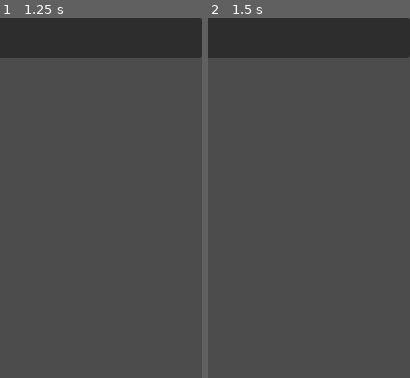
Above: before the commit, frames 1-2 (left to right).
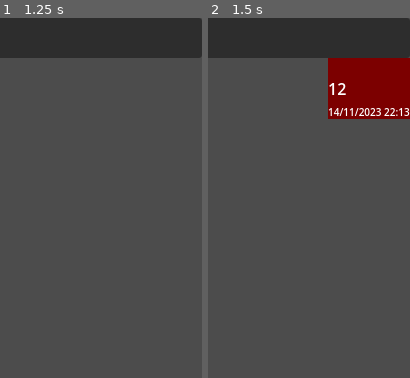
Above: after the commit, the same moments.

Repository: Abbion/CyberCrushMobileApp
Game: Godot game, scene res://scenes/custom_controlls/chat_message_board.tscn
Same seed, same stepped clock (60 frames per second), same inputs: the game is played once before the commit and once after it. This scene is started directly instead of the project's main scene.
Inputs (mouse positions are % of the whole screen's width and height, from its top left):
- Up to frame 1 (1.25 s): click (45, 97) at 0.52 s; type "12" at 0.6 s
- Up to frame 2 (1.5 s): click ">" at 1.25 s
The pictures show only the part of the screen within x 50-100%, y 0-50%; the shares and areas given below are measured in that part.

Frame 1 is identical in both runs. In frame 2, 6.9% of the frame differs, in the area x 59-100%, y 11-29%.

Commit message:
Message entires scaling fix

Diff:
--- a/scenes/custom_controlls/chat_message_board.tscn
+++ b/scenes/custom_controlls/chat_message_board.tscn
@@ -61,10 +61,9 @@
 horizontal_scroll_mode = 0
 
 [node name="message_log" type="VBoxContainer" parent="board/scroll_message_log"]
-modulate = Color(1, 1, 1, 0)
-custom_minimum_size = Vector2(1, 1)
 layout_mode = 2
 size_flags_horizontal = 3
+size_flags_vertical = 3
 
 [node name="message_panel" type="HBoxContainer" parent="board"]
 custom_minimum_size = Vector2(0, 40)
--- a/scenes/custom_controlls/chat_message_entry.tscn
+++ b/scenes/custom_controlls/chat_message_entry.tscn
@@ -3,7 +3,7 @@
 [ext_resource type="Script" uid="uid://brnrfuo3a4xlg" path="res://scripts/chat_message_entry_script.gd" id="1_7xolx"]
 
 [node name="chat_message_entry" type="PanelContainer"]
-anchors_preset = 10
+anchors_preset = -1
 anchor_right = 1.0
 offset_bottom = 61.0
 grow_horizontal = 2
@@ -12,6 +12,7 @@
 message_text = "Null"
 timestamp_text = "null"
 sender_username = "null"
+metadata/_edit_use_anchors_ = true
 
 [node name="message_background" type="ColorRect" parent="."]
 clip_contents = true
@@ -20,6 +21,7 @@
 
 [node name="message_container" type="VBoxContainer" parent="."]
 layout_mode = 2
+size_flags_horizontal = 9
 theme_override_constants/separation = 5
 
 [node name="sender_username_label" type="Label" parent="message_container"]
--- a/scripts/chat_message_board_script.gd
+++ b/scripts/chat_message_board_script.gd
@@ -6,8 +6,8 @@
 var chat_admin: String
 var message_queue: Array
 
-@onready var message_scroll_log = $board/scroll_message_log
-@onready var message_log: VBoxContainer = $board/scroll_message_log/message_log
+@onready var message_scroll_log: ScrollContainer = $board/scroll_message_log
+@onready var message_log: VBoxContainer  = $board/scroll_message_log/message_log
 @onready var title: Label = $board/top_panel/HBoxContainer/title
 @onready var message_input: TextEdit = $board/message_panel/message_input
 @onready var chat_settings_button: Button = $board/top_panel/HBoxContainer/chat_settings_button
@@ -165,10 +165,13 @@
 	message_queue.push_back(message_to_send)
 	message_input.text = ""
 
+	anchor_message_log = true
+
 func create_message_entry(message: String, sender: String, dateTime: GlobalTypes.DateTime):
 	var username = AppSessionState.get_username()
 	var message_alignment = GlobalTypes.CHAT_MESSAGE_ALIGNMENT.LEFT
 	var size_flag = Control.SIZE_SHRINK_BEGIN
+	var container_width = size.x
 
 	if sender == username:
 		message_alignment = GlobalTypes.CHAT_MESSAGE_ALIGNMENT.RIGHT
@@ -180,6 +183,7 @@
 	message_entry.timestamp_text = dateTime.get_string()
 	message_entry.sender_username = sender
 	message_entry.size_flags_horizontal = size_flag
+	message_entry.container_width = container_width
 	message_log.add_child(message_entry)
 
 func scroll_to_bottom() -> void:
@@ -213,6 +217,10 @@
 func on_scroll_value_changed(value: float) -> void:
 	var scroll_message_log_height = message_scroll_log.size.y
 	var max_value = message_scroll_log.get_v_scroll_bar().max_value
+
+	if scroll_message_log_height > max_value:
+		return
+
 	if value == (max_value - scroll_message_log_height):
 		anchor_message_log = true
 	else:
@@ -220,3 +228,6 @@
 
 func on_scroll_changed() -> void:
 	scroll_to_bottom()
+
+func _on_scroll_message_log_resized() -> void:
+	scroll_to_bottom()
--- a/scripts/chat_message_entry_script.gd
+++ b/scripts/chat_message_entry_script.gd
@@ -4,7 +4,7 @@
 @export var message_text: String
 @export var timestamp_text: String
 @export var sender_username: String
-
+@export var container_width: int
 
 @onready var message_container: VBoxContainer = $message_container
 @onready var message_label: Label = $message_container/message_label
@@ -42,7 +42,7 @@
 	var max_message_width = viewport_width * max_message_width_ratio
 
 	if message_width > max_message_width:
-		anchor_right = max_message_width_ratio
+		message_label.custom_minimum_size.x = container_width * max_message_width_ratio
 		message_label.autowrap_mode = TextServer.AUTOWRAP_WORD
 	else:
 		var last_sender_character = sender_username_label.text.length()
